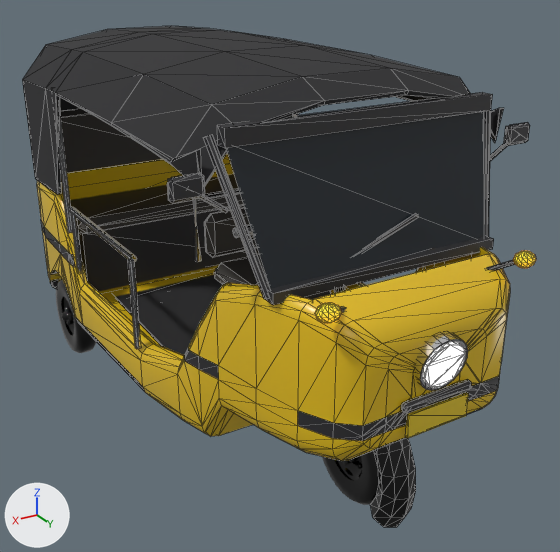
A saved change to the glTF model godot-chennai/assets/vehicles/auto_rickshaw.glb.
Rendered twice from a 50 mm lens placed at (1.6, 3.07, 2.09), pointed at (-0.09, 0.25, 0.68). The axes (+X, +Y, +Z) are drawn at lower left. The lights are the same throughout. The older version comes first. Mesh edges are drawn as thin lines on the coarser meshes. Vertices at exactly the same position are counted once.

Names of what the first picture shows: 'body', 'steering', 'wheel_front', 'wheel_rear_right'.
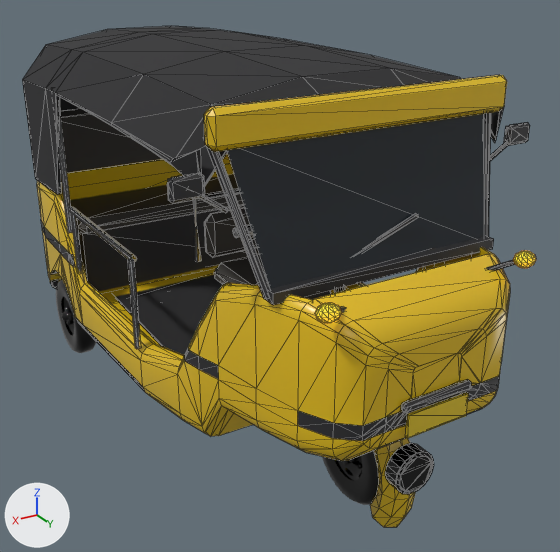
The edits, one by one:
me_body is used by ob_body; location (0.0, 0.0, 0.0).
me_body had 1463 vertices, 2754 faces and spanned x -0.75..0.75, y -1.25..1.47, z 0.1..1.7.
me_body now has 1407 vertices, 2646 faces and spans x -0.75..0.75, y -1.25..1.45, z 0.1..1.7.
me_body part 1: a new loose piece of 24 vertices spanning x -0.61..0.61, y 0.97..1.03, z 1.52..1.64, in mat_paint (yellow #e5bf19).
me_body part 2: the loose piece of 40 vertices spanning x -0.09..0.09, y 1.39..1.47, z 0.74..0.92 is deleted.
me_body part 3: the loose piece of 40 vertices spanning x -0.1..0.1, y 1.39..1.46, z 0.73..0.93 is deleted.
me_steering is used by ob_steering; location (0.0, 0.8, 1.1).
me_steering had 240 vertices, 444 faces and spanned x -0.405..0.405, y -0.039..0.535, z -1.068..0.068.
me_steering now has 320 vertices, 596 faces and spans x -0.405..0.405, y -0.039..0.561, z -1.068..0.068.
me_steering part 4: a new loose piece, a 20-sided cylinder along y spanning x -0.089..0.089, y 0.495..0.555, z -0.854..-0.677, in mat_atlas_001.
me_steering part 5: a new loose piece, a 20-sided cylinder along y spanning x -0.075..0.075, y 0.501..0.561, z -0.84..-0.69, in mat_atlas_001.
me_steering part 6: 172 faces spanning x -0.07..0.07, y -0.029..0.535, z -1.068..-0.552 switch from mat_atlas_001 to mat_paint (yellow #e5bf19).

Boxes (x1, y1, x2, y2) around the edits, measured in the pictures (560 x 552 px):
'steering', reshaped (10% wider): before (233, 225, 416, 527); after (233, 225, 434, 527)
part 1 of me_body, added (yellow): after (204, 75, 507, 152)
part 2 of me_body, deleted: before (424, 343, 466, 388)
part 3 of me_body, deleted: before (415, 332, 468, 391)
part 4 of me_steering, added: after (385, 443, 434, 494)
part 5 of me_steering, added: after (399, 455, 432, 492)
part 6 of me_steering, recoloured: (370, 438, 415, 527) in both
